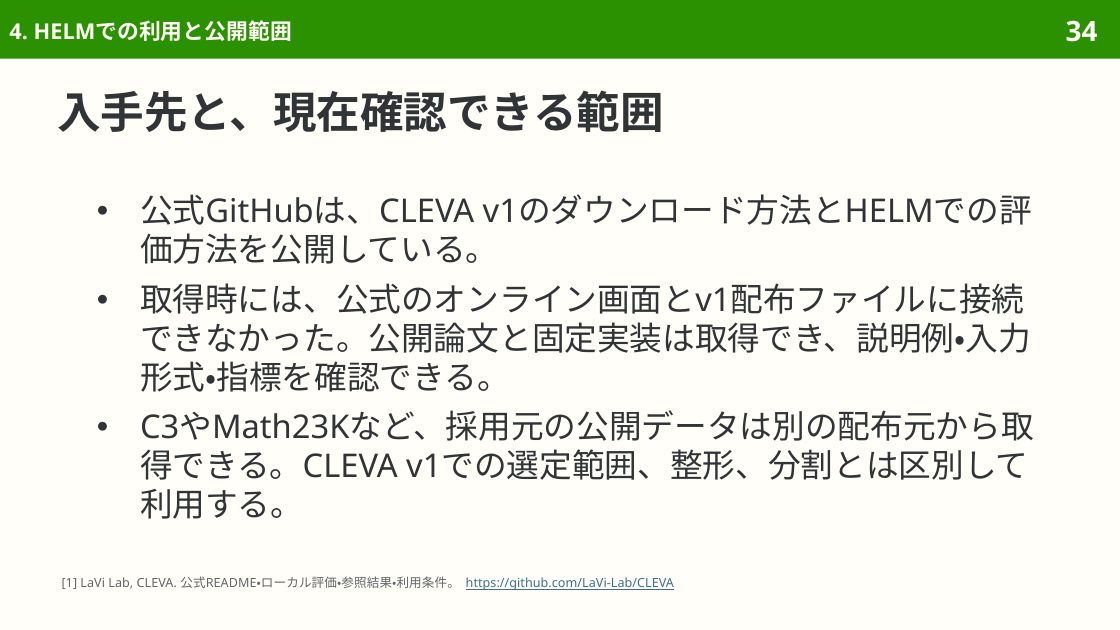
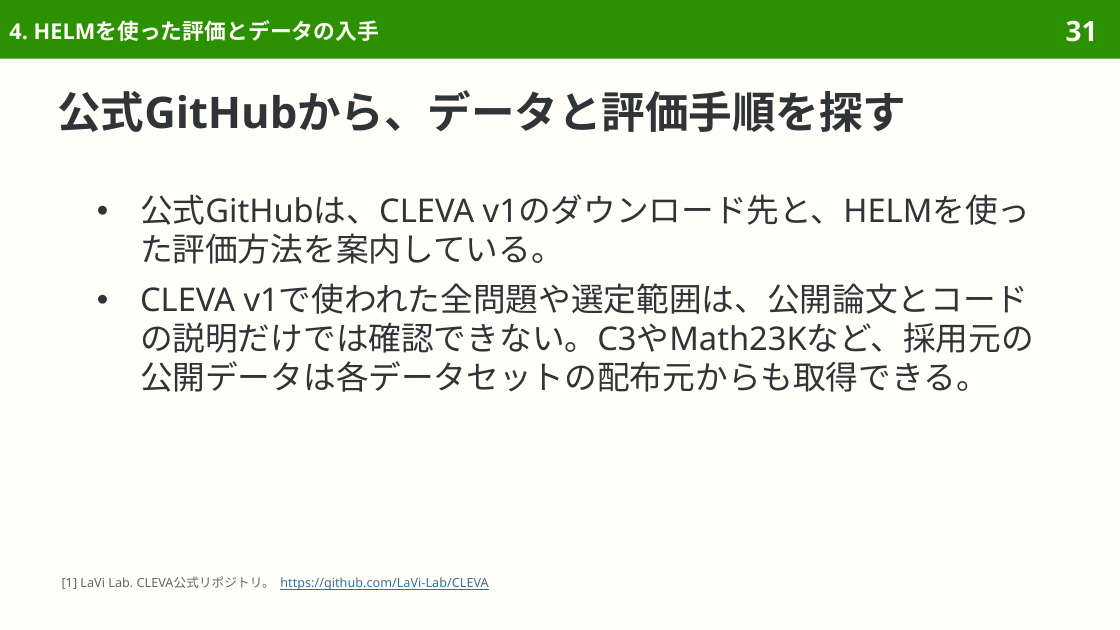
Before and after one commit to sasakiy84/datasets-in-10-minutes, a slide deck: slide 31 of slides/datasets-in-10-minutes-cleva.pptx (slide 34 before the commit). Drawn at 1120x630 pixels with LibreOffice and Linux fonts; fonts in the diff are those of the drawing. Boxes give left, top, right and bottom in pixels: in the first picture for what was removed or moved away, otherwise in the second. Text is boxed around its words. In the diff, an @@ line names an element or a change of style, - is before the commit and + after.

Commit message:
Explain CLEVA evaluation naturally and remove production-level details

```diff
--- a/slides/datasets-in-10-minutes-cleva.pptx
+++ b/slides/datasets-in-10-minutes-cleva.pptx
@@ title at (x1=9, y1=20, x2=379, y2=41): text changed @@
-4. HELMでの利用と公開範囲
+4. HELMを使った評価とデータの入手
@@ page number at (x1=1066, y1=20, x2=1098, y2=42): text changed @@
-34
+31
@@ title at (x1=57, y1=90, x2=906, y2=132): text changed @@
-入手先と、現在確認できる範囲
+公式GitHubから、データと評価手順を探す
@@ text at (x1=140, y1=194, x2=1034, y2=392): text changed @@
-● 公式GitHubは、CLEVA v1のダウンロード方法とHELMでの評価方法を公開している。
-● 取得時には、公式のオンライン画面とv1配布ファイルに接続できなかった。公開論文と固定実装は取得でき、説明例・入力形式・指標を確認できる。
-● C3やMath23Kなど、採用元の公開データは別の配布元から取得できる。CLEVA v1での選定範囲、整形、分割とは区別して利用する。
+● 公式GitHubは、CLEVA v1のダウンロード先と、HELMを使った評価方法を案内している。
+● CLEVA v1で使われた全問題や選定範囲は、公開論文とコードの説明だけでは確認できない。C3やMath23Kなど、採用元の公開データは各データセットの配布元からも取得できる。
@@ text at (x1=62, y1=576, x2=488, y2=590): text changed; text colour #626669 to #3F6F8F @@
-[1] LaVi Lab, CLEVA. 公式README・ローカル評価・参照結果・利用条件。 https://github.com/LaVi-Lab/CLEVA
+[1] LaVi Lab. CLEVA公式リポジトリ。 https://github.com/LaVi-Lab/CLEVA
```
Also in this commit, not shown: 51 other slides changed, 4 slides removed, 40 other files.
